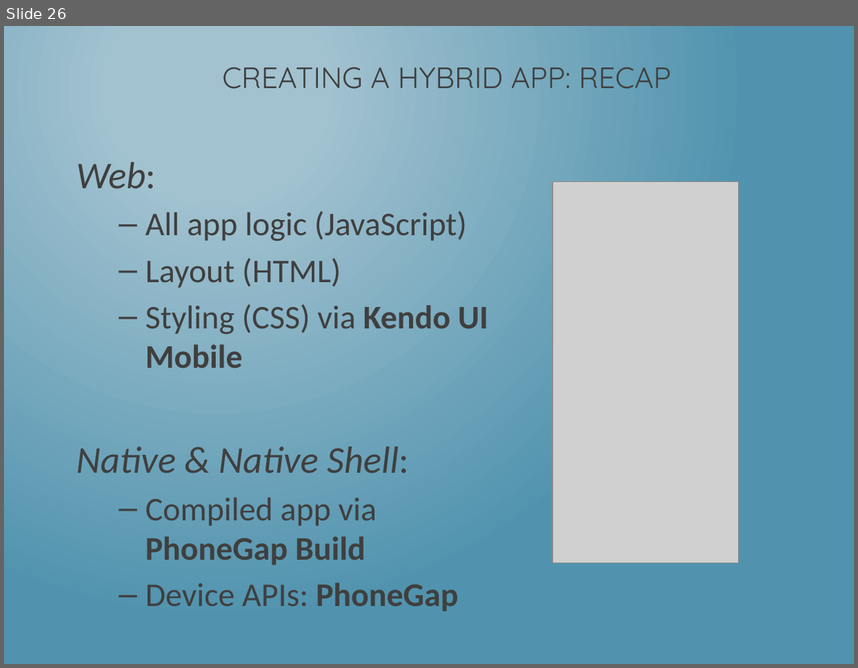
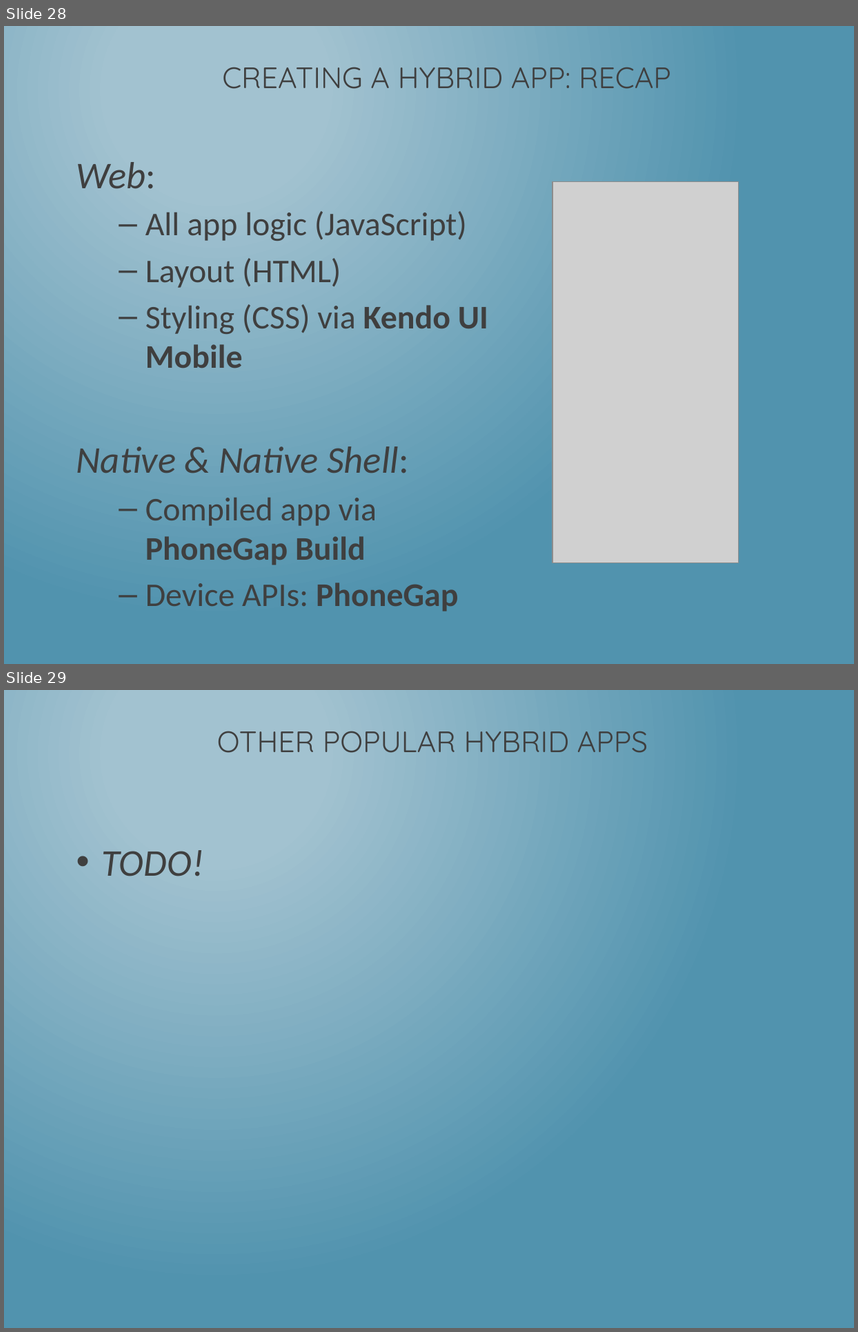
Before and after one commit to dotNetkow/Presentations, a slide deck: 2014-08-11 That Conference - Hybrid Apps/Building PhoneGap Mobile App w KendoUI.pptx. Shown one above the other, each under a label of ours: slide 26 before the commit, slides 28 and 29 after it. The pictures are 858x668 and 858x1332 pixels, drawn with LibreOffice and Linux fonts; fonts in the diff are those of the drawing; grey boxes stand for pictures. Boxes give left, top, right and bottom in pixels: in the first picture for what was removed or moved away, otherwise in the second. Text is boxed around its words. In the diff, an @@ line names an element or a change of style, - is before the commit and + after.

```diff
--- a/2014-08-11 That Conference - Hybrid Apps/Building PhoneGap Mobile App w KendoUI.pptx
+++ b/2014-08-11 That Conference - Hybrid Apps/Building PhoneGap Mobile App w KendoUI.pptx
@@ slide 29 added at [4, 690, 854, 1328], background gradient #A3C3D1 to #5194AF @@
@@ title added at [217, 731, 648, 753], 25 pt, text #3F3F3F @@
+OTHER POPULAR HYBRID APPS
@@ text added at [102, 850, 204, 876], 32 pt, text #3F3F3F, italic @@
+• TODO!
@@ what was slide 26 is now slide 28 @@
```
Also in this commit, not shown: 4 slides changed, 1 other slide added, 1 slide removed, 1 other file.
